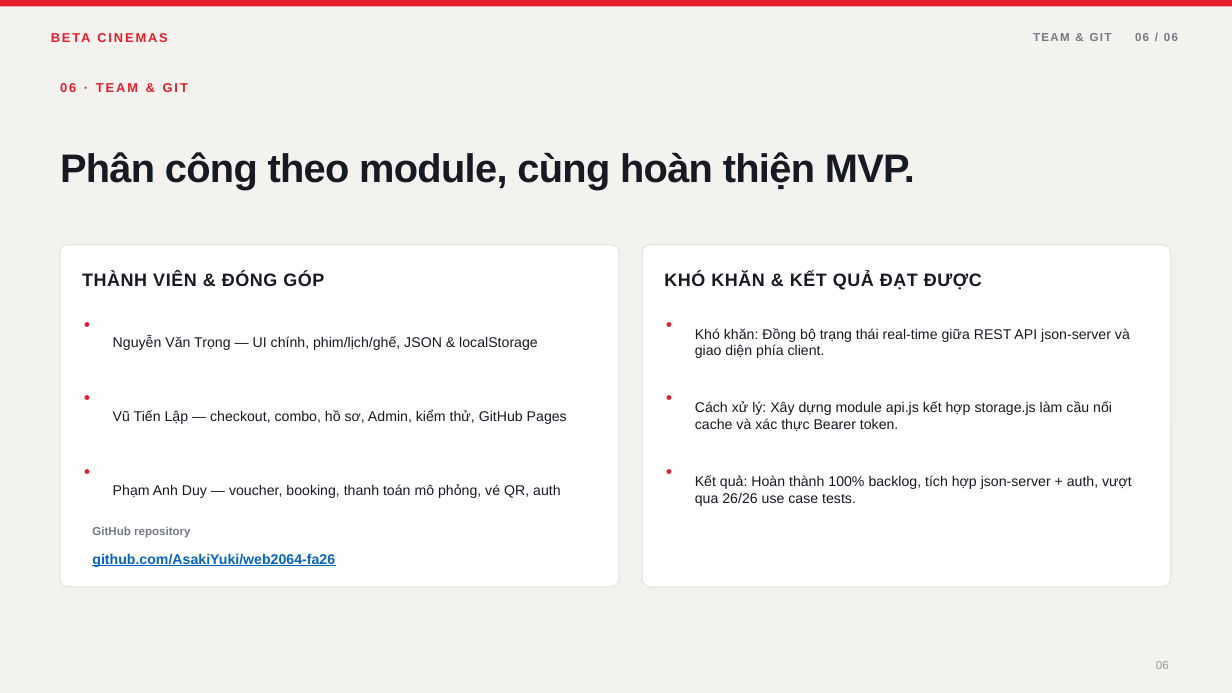
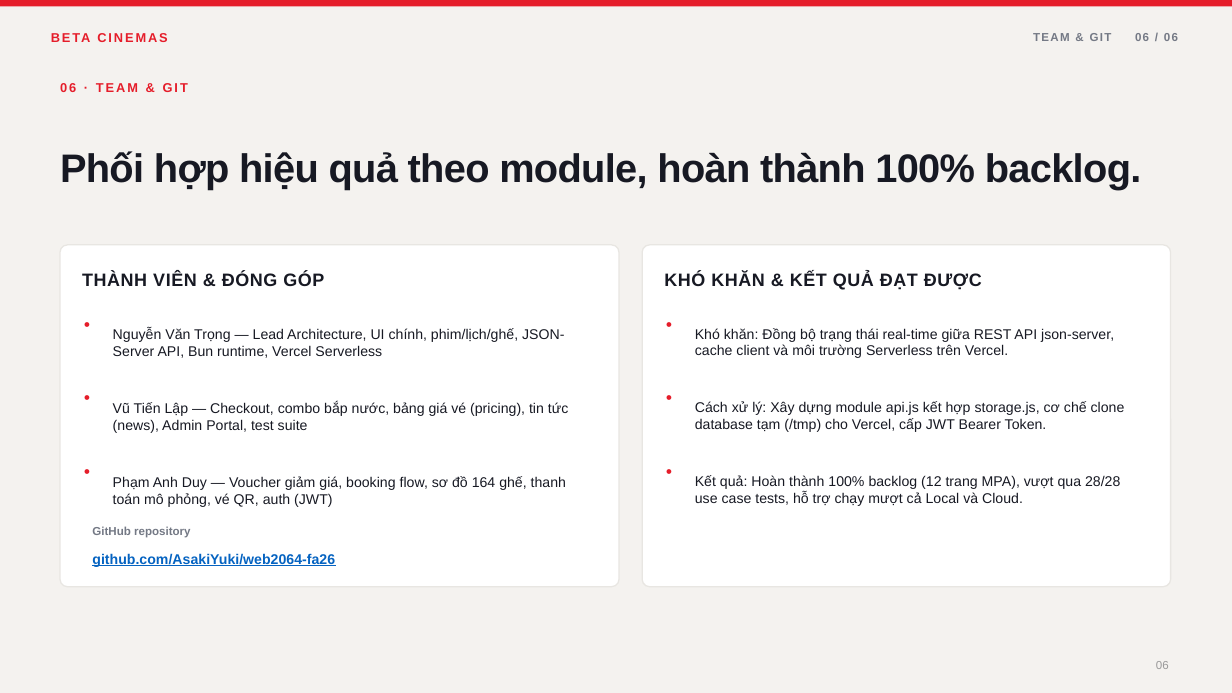
Before and after one commit to AsakiYuki/web2064-fa26, a slide deck: slide 6 of Beta-Cinemas-Presentation.pptx. Drawn at 1232x693 pixels with LibreOffice and Linux fonts; fonts in the diff are those of the drawing. Boxes give left, top, right and bottom in pixels: in the first picture for what was removed or moved away, otherwise in the second. Text is boxed around its words. In the diff, an @@ line names an element or a change of style, - is before the commit and + after.

Commit message:
docs: update presentation slides to match current platform architecture

```diff
--- a/Beta-Cinemas-Presentation.pptx
+++ b/Beta-Cinemas-Presentation.pptx
@@ text at [60, 151, 1142, 189]: text changed @@
-Phân công theo module, cùng hoàn thiện MVP.
+Phối hợp hiệu quả theo module, hoàn thành 100% backlog.
@@ text at [113, 328, 564, 358]: text changed @@
-Nguyễn Văn Trọng — UI chính, phim/lịch/ghế, JSON & localStorage
+Nguyễn Văn Trọng — Lead Architecture, UI chính, phim/lịch/ghế, JSON-Server API, Bun runtime, Vercel Serverless
@@ text at [695, 328, 1114, 358]: text changed @@
-Khó khăn: Đồng bộ trạng thái real-time giữa REST API json-server và giao diện phía client.
+Khó khăn: Đồng bộ trạng thái real-time giữa REST API json-server, cache client và môi trường Serverless trên Vercel.
@@ text at [113, 402, 568, 433]: text changed @@
-Vũ Tiến Lập — checkout, combo, hồ sơ, Admin, kiểm thử, GitHub Pages
+Vũ Tiến Lập — Checkout, combo bắp nước, bảng giá vé (pricing), tin tức (news), Admin Portal, test suite
@@ text at [695, 401, 1125, 432]: text changed @@
-Cách xử lý: Xây dựng module api.js kết hợp storage.js làm cầu nối cache và xác thực Bearer token.
+Cách xử lý: Xây dựng module api.js kết hợp storage.js, cơ chế clone database tạm (/tmp) cho Vercel, cấp JWT Bearer Token.
@@ text at [113, 476, 566, 507]: text changed @@
-Phạm Anh Duy — voucher, booking, thanh toán mô phỏng, vé QR, auth
+Phạm Anh Duy — Voucher giảm giá, booking flow, sơ đồ 164 ghế, thanh toán mô phỏng, vé QR, auth (JWT)
@@ text at [695, 475, 1120, 506]: text changed @@
-Kết quả: Hoàn thành 100% backlog, tích hợp json-server + auth, vượt qua 26/26 use case tests.
+Kết quả: Hoàn thành 100% backlog (12 trang MPA), vượt qua 28/28 use case tests, hỗ trợ chạy mượt cả Local và Cloud.
```
Also in this commit, not shown: 5 other slides changed, 2 other files.
